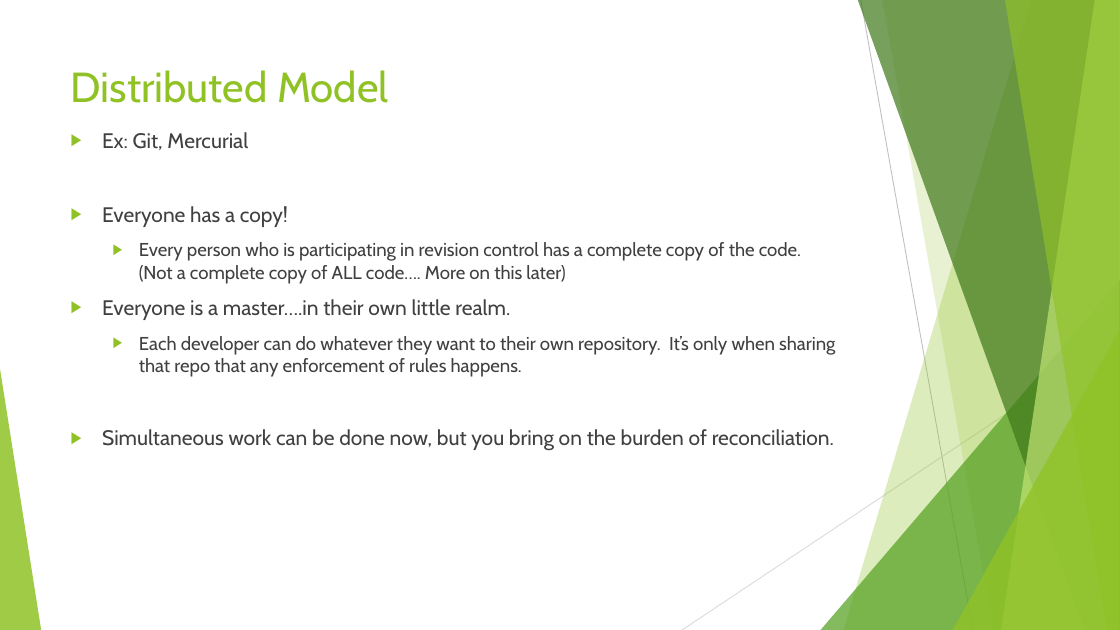
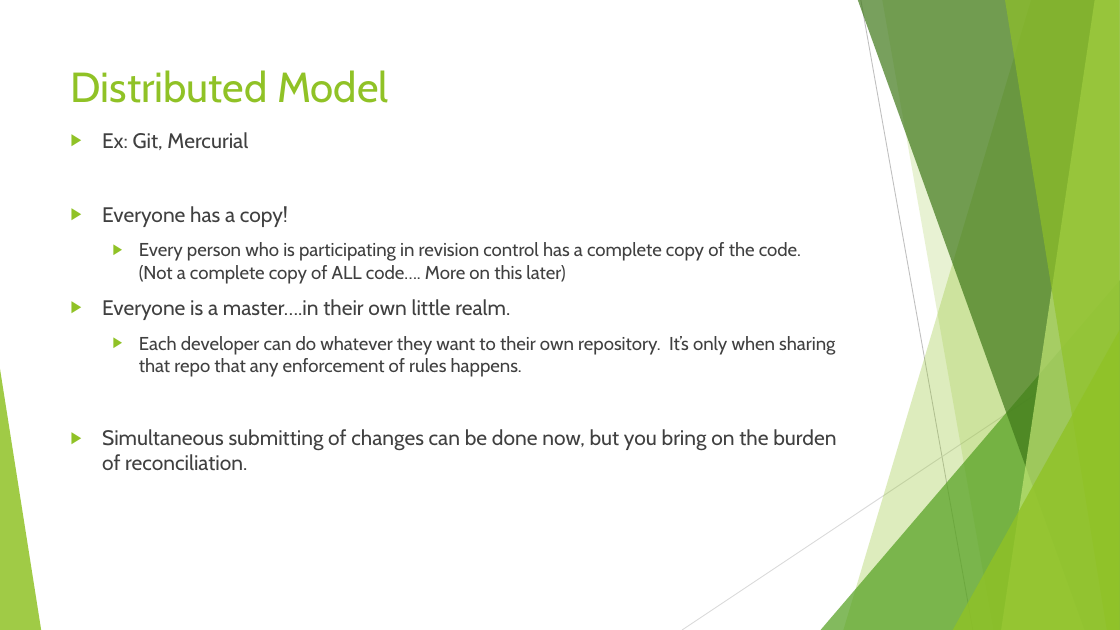
Before and after one commit to sethkaz/git-presentation, a slide deck: slide 7 of Git and LV.pptx. Drawn at 1120x630 pixels with LibreOffice and Linux fonts; fonts in the diff are those of the drawing. Boxes give left, top, right and bottom in pixels: in the first picture for what was removed or moved away, otherwise in the second. Text is boxed around its words. In the diff, an @@ line names an element or a change of style, - is before the commit and + after.

```diff
--- a/Git and LV.pptx
+++ b/Git and LV.pptx
@@ text at [102,429,836,470]: text changed @@
-▶ Simultaneous work can be done now, but you bring on the burden of reconciliation.
+▶ Simultaneous submitting of changes can be done now, but you bring on the burden of reconciliation.
```
Also in this commit, not shown: 3 other slides changed, 4 slides added.
